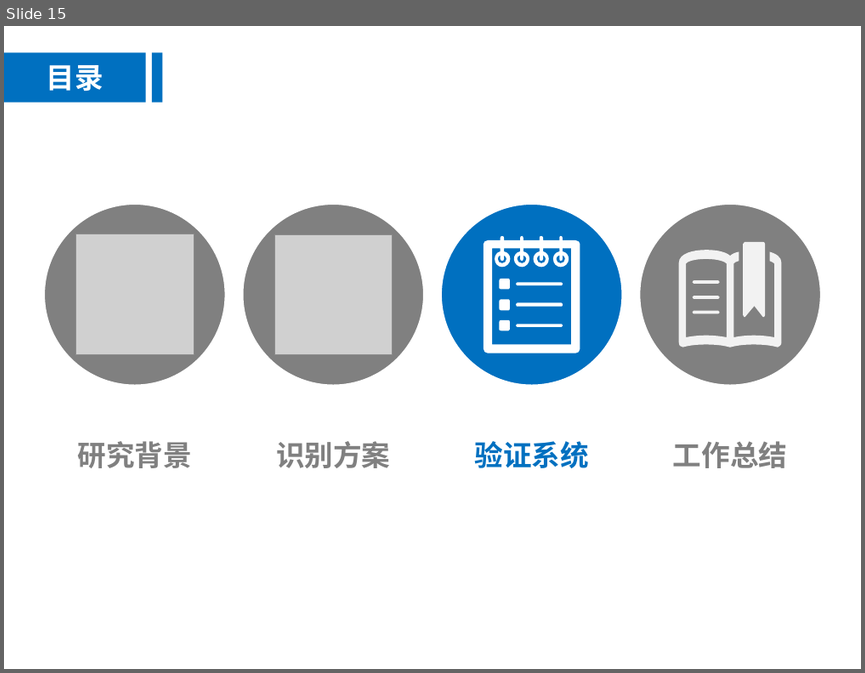
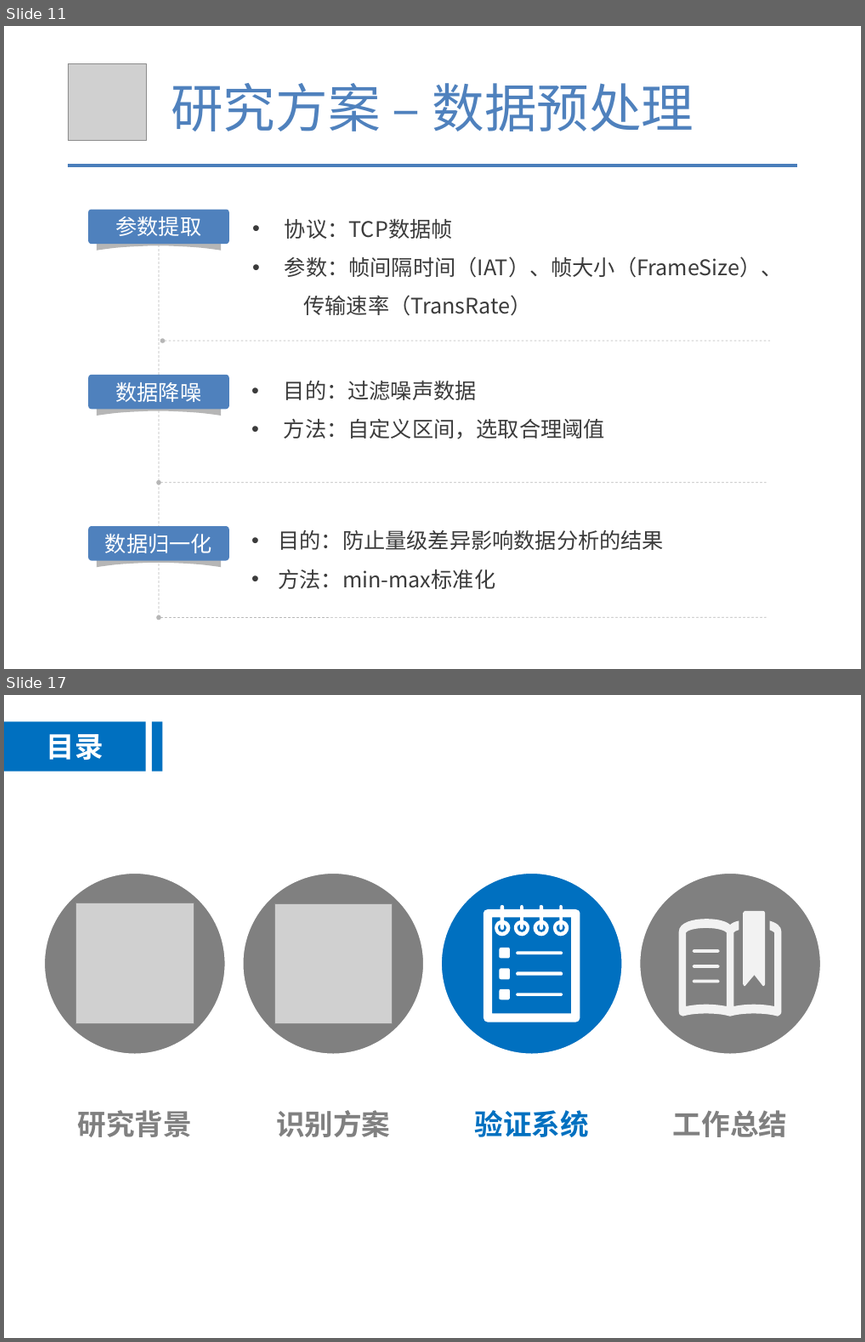
Before and after one commit to tianwen2017111/graduate_git, a slide deck: 余天文-硕5033班.pptx. Shown one above the other, each under a label of ours: slide 15 before the commit, slides 11 and 17 after it; the slides between them are not shown. The pictures are 865x673 and 865x1342 pixels, drawn with LibreOffice and Linux fonts; fonts in the diff are those of the drawing; grey boxes stand for pictures. Boxes give left, top, right and bottom in pixels: in the first picture for what was removed or moved away, otherwise in the second. Text is boxed around its words. In the diff, an @@ line names an element or a change of style, - is before the commit and + after.

```diff
--- a/余天文-硕5033班.pptx
+++ b/余天文-硕5033班.pptx
@@ slide 11 added at (4,26,861,669), background #FFFFFF @@
@@ picture added at (69,63,146,141) @@
@@ text added at (171,83,694,131), 44 pt, text #4F81BD @@
+研究方案 – 数据预处理
@@ line added from (69, 165) to (796, 165), #4B7EBC 3 pt @@
@@ rounded rectangle added at (88,210,228,244), fill #4F81BD, 18 pt, text #FFFFFF @@
+参数提取
@@ text added at (284,219,783,316), 18 pt, text #3B3B3B @@
+• 协议：TCP数据帧
+• 参数：帧间隔时间（IAT）、帧大小（FrameSize）、 传输速率（TransRate）
@@ freeform shape added at (97,233,221,250), fill #B6B6B6 @@
@@ line added from (159, 232) to (159, 618), #B6B6B6 0.5 pt dashed @@
@@ arrow added from (770, 340) to (162, 340), #B6B6B6 0.5 pt dashed @@
@@ rounded rectangle added at (88,374,228,409), fill #4F81BD, 18 pt, text #FFFFFF @@
+数据降噪
@@ text added at (284,380,605,439), 18 pt, text #3B3B3B @@
+• 目的：过滤噪声数据
+• 方法：自定义区间，选取合理阈值
@@ freeform shape added at (97,398,221,415), fill #B6B6B6 @@
@@ arrow added from (766, 482) to (159, 482), #B6B6B6 0.5 pt dashed @@
@@ rounded rectangle added at (88,526,228,560), fill #4F81BD, 18 pt, text #FFFFFF @@
+数据归一化
@@ text added at (279,530,664,589), 18 pt, text #3B3B3B @@
+• 目的：防止量级差异影响数据分析的结果
+• 方法：min-max标准化
@@ freeform shape added at (97,550,221,567), fill #B6B6B6 @@
@@ arrow added from (766, 618) to (159, 618), #B6B6B6 0.5 pt dashed @@
@@ what was slide 15 is now slide 17 @@
```
Also in this commit, not shown: 6 slides changed, 9 other slides added, 10 slides removed, 3 other files.
